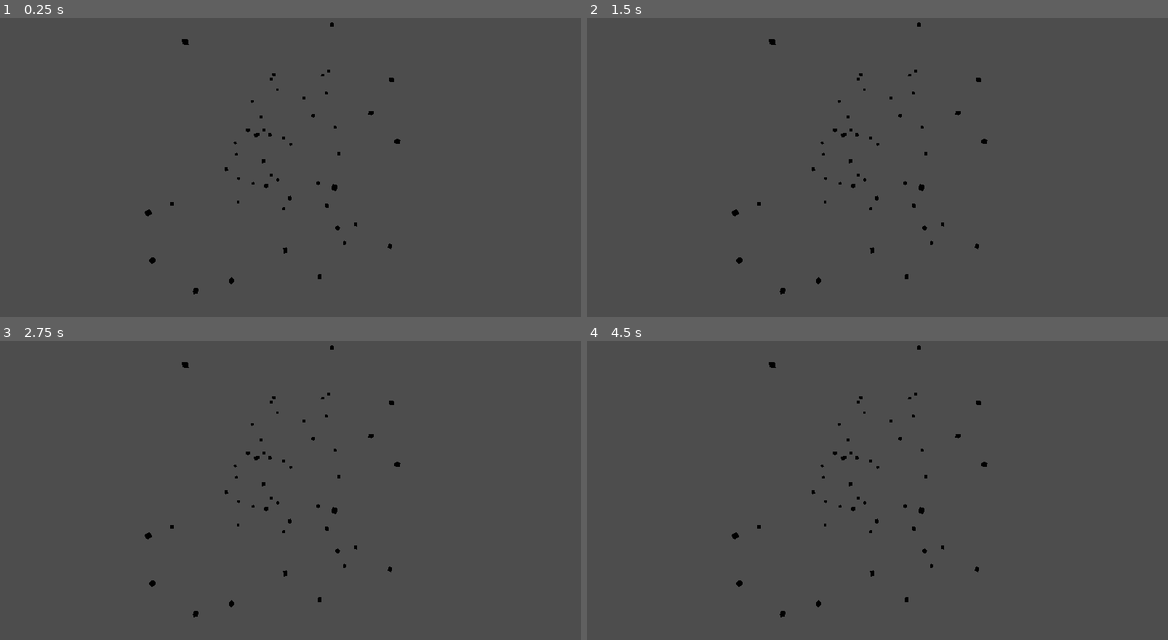
Above: before the commit, frames 1-4 (two rows, left to right).
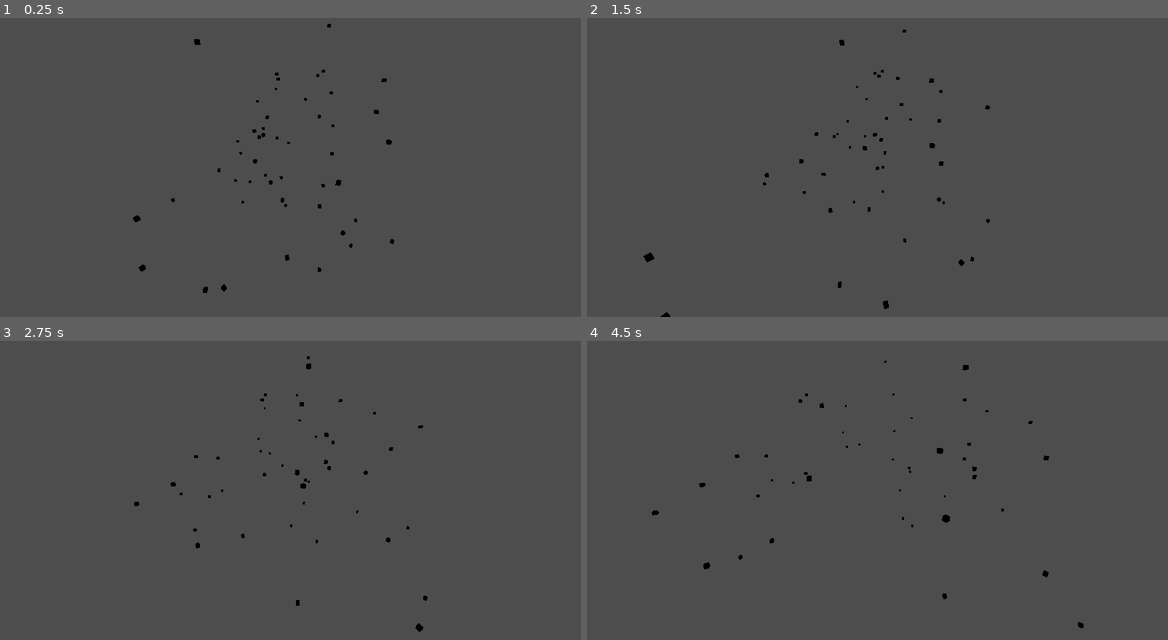
Above: after the commit, the same moments.

Repository: E-liane/Fishies_Simulation
Game: Godot game, scene res://Scenes/main.tscn
The game is run twice, just before and just after one commit, with the same random seed, the same clock (stepped at 60 frames per second) and the same inputs.
Inputs:
- Up to frame 1 (0.25 s): no input
- Up to frame 2 (1.5 s): no input
- Up to frame 3 (2.75 s): no input
- Up to frame 4 (4.5 s): no input

The runs differ from the first frame. In frame 1, 0.8% of the frame differs, in the area x 22-69%, y 1-93%; in frame 2, 0.8%, in the area x 9-70%, y 1-100%; in frame 3, 0.7%; in frame 4, 0.8%.

Commit message:
feat: Fishies script to make them swin forward

Diff:
--- a/Scenes/Fish.tscn
+++ b/Scenes/Fish.tscn
@@ -1,4 +1,6 @@
-[gd_scene load_steps=5 format=3 uid="uid://d4ji5ttvptwwq"]
+[gd_scene load_steps=6 format=3 uid="uid://d4ji5ttvptwwq"]
+
+[ext_resource type="Script" uid="uid://dj36eevomj8fm" path="res://Scripts/fish.gd" id="1_15fnf"]
 
 [sub_resource type="BoxMesh" id="BoxMesh_bpa1v"]
 
@@ -11,6 +13,8 @@
 points = PackedVector3Array(0, 0, 0, 0.5, -1, 0.5, 0.5, -1, -0.5, -0.5, -1, -0.5, -0.5, -1, 0.5)
 
 [node name="Fish" type="StaticBody3D"]
+script = ExtResource("1_15fnf")
+speed = 5.0
 
 [node name="MeshInstance3D" type="MeshInstance3D" parent="."]
 transform = Transform3D(0.5, 0, 0, 0, 0.5, 0, 0, 0, 0.5, 0, 0, 0)
--- /dev/null
+++ b/Scripts/fish.gd
@@ -0,0 +1,7 @@
+extends StaticBody3D
+
+@export var speed : float
+
+func _process(delta):
+	var forward = transform.basis.x
+	position += forward * speed * delta
--- a/project.godot
+++ b/project.godot
@@ -17,7 +17,7 @@
 
 [autoload]
 
-World="*res://Scripts/World.gd"
+World="*res://Scripts/world.gd"
 
 [dotnet]
 
Not shown, added: Scripts/fish.gd.uid
